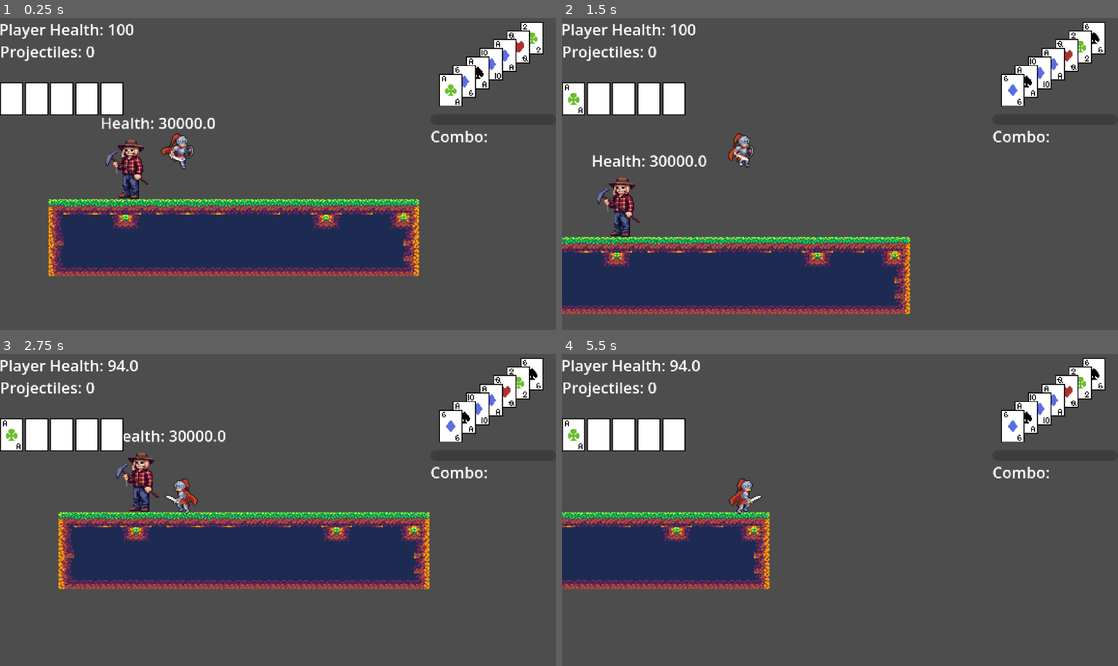
Above: before the commit, frames 1-4 (two rows, left to right).
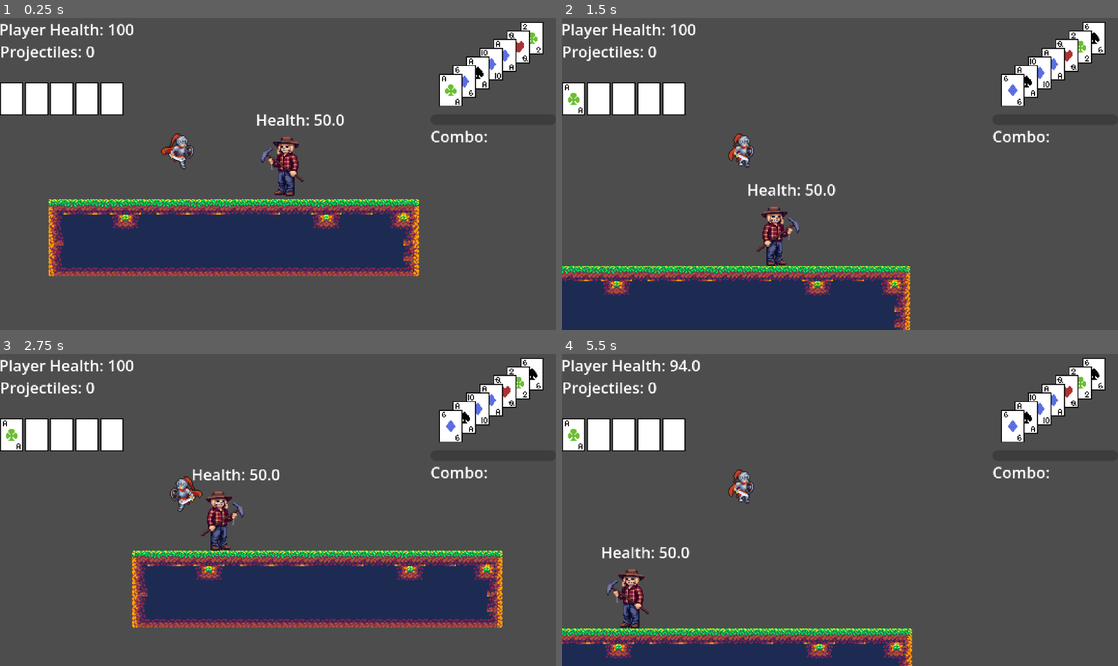
Above: after the commit, the same moments.

Repository: kli007/Bluff-All-In
Game: Godot game, scene res://main.tscn
Same seed, same stepped clock (60 frames per second), same inputs: the game is played once before the commit and once after it.
Inputs:
- Up to frame 1 (0.25 s): no input
- Up to frame 2 (1.5 s): tap Enter (Showdown) at 0.5 s; hold D (Move_Right) from 0.53 s (still down); tap , (Attack) at 0.6 s; tap Space (Move_Jump) at 0.77 s; tap Shift (Burn) at 1.35 s
- Up to frame 3 (2.75 s): tap Space (Move_Jump) at 1.52 s; release D (Move_Right) at 2.03 s; hold A (Move_Left) from 2.03 s (still down); tap Caps Lock (Dash) at 2.1 s
- Up to frame 4 (5.5 s): release A (Move_Left) at 2.78 s; hold D (Move_Right) 2.78-4.28 s; tap Delete (Delete) at 2.85 s; tap Space (Move_Jump) at 3.02, 3.77, 4.52 s; hold S (Look_Down) 3.53-4.28 s; hold A (Move_Left) 4.28-5.03 s; tap W (Look_Up) at 4.35 s; hold D (Move_Right) from 5.03 s (still down); hold . (Trick) from 5.03 s (still down)

The runs differ from the first frame. In frame 1, 2.1% of the frame differs, in the area x 18-62%, y 30-59%; in frame 2, 15%; in frame 3, 26%, in the area x 10-91%, y 1-88%; in frame 4, 17%.

Commit message:
basic spike and launch mechanic
created the basic mechanic and added a hover function for potential air combos

Diff:
--- a/Combat/combatManager.gd
+++ b/Combat/combatManager.gd
@@ -60,9 +60,9 @@
 		"enemy_small_attack_dmg", "hand_2pair_dmg", "hand_3kind_dmg", "hand_straight_dmg", "hand_flush_dmg":
 			return values.medium_kb
 		"player_launch_dmg":
-			return values.small_kb
+			return values.launch_kb
 		"player_spike_dmg":
-			return values.small_kb
+			return values.spike_kb
 		_:
 			return values.large_kb
 
--- a/Combat/combatValues.gd
+++ b/Combat/combatValues.gd
@@ -4,6 +4,8 @@
 @export var small_kb: Vector2 = Vector2(150.0, 0)
 @export var medium_kb: Vector2 = Vector2(300.0, 0)
 @export var large_kb: Vector2 = Vector2(500.0, 0)
+@export var launch_kb: Vector2 = Vector2(0.0, -500.0)
+@export var spike_kb: Vector2 = Vector2(0.0, 500.0)
 
 @export var player_atk_dmg: float = 15.0
 @export var player_proj_dmg: float = 10.0
--- a/Enemy/charger_enemy.gd
+++ b/Enemy/charger_enemy.gd
@@ -20,6 +20,7 @@
 func _ready() -> void:
 	super._ready()
 	playerRay.add_exception(self)
+	hover_change.connect(switchIdle)
 
 func set_stats() -> void:
 	super.set_stats()
@@ -80,7 +81,7 @@
 	if remaining_distance <= 0.0 or is_on_wall():
 		switchIdle(State.LOOK)
 
-func switchIdle(placeHolder: State) -> void:
+func switchIdle(placeHolder: State = State.LOOK) -> void:
 	nextAction = State.IDLE
 	changeState()
 	stateTimer.start(1.0)
--- a/Entity.tscn
+++ b/Entity.tscn
@@ -74,5 +74,14 @@
 wait_time = 0.2
 one_shot = true
 
+[node name="VerticalTimer" type="Timer" parent="." unique_id=1165193276]
+wait_time = 0.2
+one_shot = true
+
+[node name="HoverTimer" type="Timer" parent="." unique_id=1440238214]
+one_shot = true
+
 [connection signal="body_entered" from="VisualManager/HitBox" to="." method="_on_hit_box_body_entered"]
 [connection signal="timeout" from="KnockbackTimer" to="." method="_on_knockback_timer_timeout"]
+[connection signal="timeout" from="VerticalTimer" to="." method="_on_vertical_timer_timeout"]
+[connection signal="timeout" from="HoverTimer" to="." method="_on_hover_timer_timeout"]
--- a/Player/player.gd
+++ b/Player/player.gd
@@ -38,7 +38,7 @@
 
 func set_stats() -> void:
 	speed = 200.0
-	jump_velocity = -350.0
+	jump_velocity = -450.0
 	max_health = 100
 	max_hit_threshold = 5
 	invincibility_time = .5
--- a/entity.gd
+++ b/entity.gd
@@ -4,6 +4,8 @@
 @onready var effectNode: AnimationPlayer = $EffectsPlayer
 @onready var healthNode: Node = $HealthManager
 @onready var knockTimer: Timer = $KnockbackTimer
+@onready var hoverTimer: Timer = $HoverTimer
+@onready var vertTimer: Timer = $VerticalTimer
 @onready var visNode: Node2D = $VisualManager
 @onready var spawnLocation: Vector2 = global_position
 
@@ -14,9 +16,13 @@
 @export var invincibility_time: float
 
 var isKnockback: bool = false
+var isVertical: bool = false
+var isHovering: bool = false
 var knockbackVelocity: Vector2
 var direction: Vector2
 var lastDirection: Vector2 = Vector2.RIGHT
+
+signal hover_change
 
 func _ready() -> void:
 	set_stats()
@@ -28,10 +34,16 @@
 
 
 func _physics_process(delta: float) -> void:
+	var hoverScalar: float = 1
+	if isHovering:
+		hoverScalar = 0.05
 	if not is_on_floor():
-		velocity += get_gravity() * delta
-	if isKnockback:
-		velocity.x = knockbackVelocity.x
+		velocity += get_gravity() * delta * hoverScalar
+	if isVertical or isKnockback or isHovering:
+		if isVertical:
+			velocity.y = knockbackVelocity.y
+		if isKnockback:
+			velocity = knockbackVelocity
 	else:
 		movement(delta)
 
@@ -53,14 +65,35 @@
 		unique_hit(damageType)
 
 func takeKnockback(knockForce: Vector2, damagePos: Vector2) -> void:
-	var knockbackDir = (global_position - damagePos).normalized()
-	knockbackVelocity = knockbackDir * knockForce.x
-	knockTimer.start()
-	isKnockback = true
+	if knockForce.x != 0.0:
+		var knockbackDir = (global_position - damagePos).normalized()
+		knockbackVelocity = knockbackDir * knockForce.x
+		knockTimer.start()
+		isKnockback = true
+	else:
+		knockbackVelocity = knockForce
+		vertTimer.start()
+		isVertical = true
+
 
 func _on_knockback_timer_timeout() -> void:
-	velocity.x = 0
+	velocity.x = 0.0
 	isKnockback = false
+	startHovering()
+
+func _on_vertical_timer_timeout() -> void:
+	velocity.y =  0.0
+	isVertical = false
+	startHovering()
+
+func _on_hover_timer_timeout() -> void:
+	isHovering = false
+
+func startHovering() -> void:
+	if not is_on_ceiling() and not is_on_floor():
+		hoverTimer.start()
+		isHovering = true
+		hover_change.emit()
 
 func respawn(new_location: Vector2) -> void:
 	global_position = new_location
--- a/main.tscn
+++ b/main.tscn
@@ -5,7 +5,7 @@
 [ext_resource type="PackedScene" uid="uid://daaqo57ngxba6" path="res://Player/Player.tscn" id="2_0xm2m"]
 [ext_resource type="PackedScene" uid="uid://bc4g2w3j8inqx" path="res://Cards/PlayedCards.tscn" id="3_1bvp3"]
 [ext_resource type="PackedScene" uid="uid://ce7wj45lpekfs" path="res://Cards/PendCards.tscn" id="3_h2yge"]
-[ext_resource type="PackedScene" uid="uid://dqswf1f3rgufw" path="res://Enemy/enemyTemplate.tscn" id="4_kek77"]
+[ext_resource type="PackedScene" uid="uid://ddcrwp75cqmlj" path="res://Enemy/chargerEnemy.tscn" id="4_kek77"]
 [ext_resource type="Script" uid="uid://bupjwinwws13a" path="res://Health/player_health.gd" id="5_7mycd"]
 [ext_resource type="Script" uid="uid://vqjxie4pbklg" path="res://Projectiles/player_projectiles.gd" id="6_272bh"]
 [ext_resource type="PackedScene" uid="uid://c6gwf1rure1a0" path="res://Combat/player_combo.tscn" id="9_kek77"]
@@ -23,8 +23,8 @@
 position = Vector2(99, 16)
 remote_path = NodePath("../../Camera2D")
 
-[node name="EnemyTemplate" parent="." unique_id=1419763944 instance=ExtResource("4_kek77")]
-position = Vector2(99, 16)
+[node name="ChargerEnemy" parent="." unique_id=688067766 instance=ExtResource("4_kek77")]
+position = Vector2(260, -8)
 
 [node name="Camera2D" type="Camera2D" parent="." unique_id=919362061]
 position = Vector2(253, 4)
